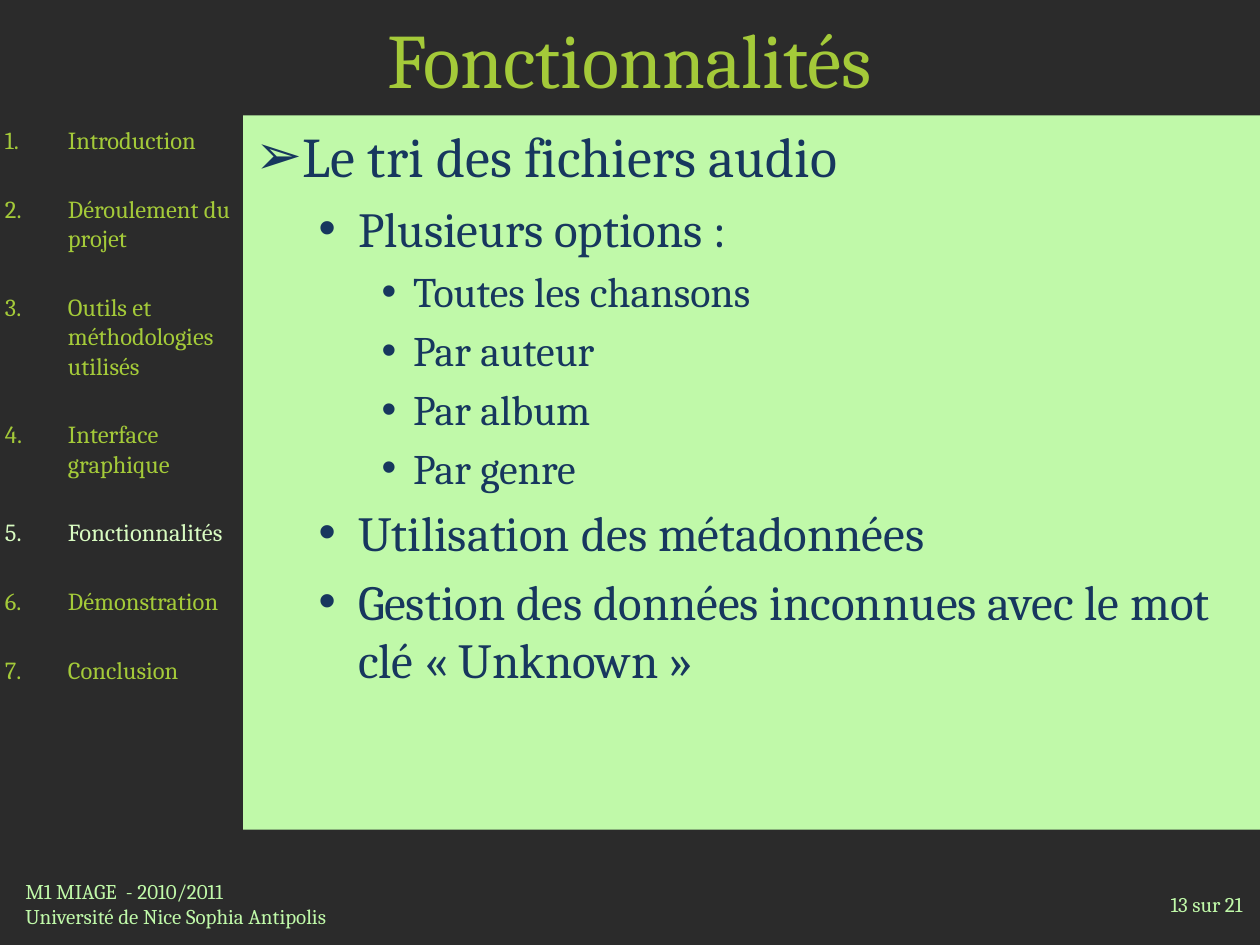
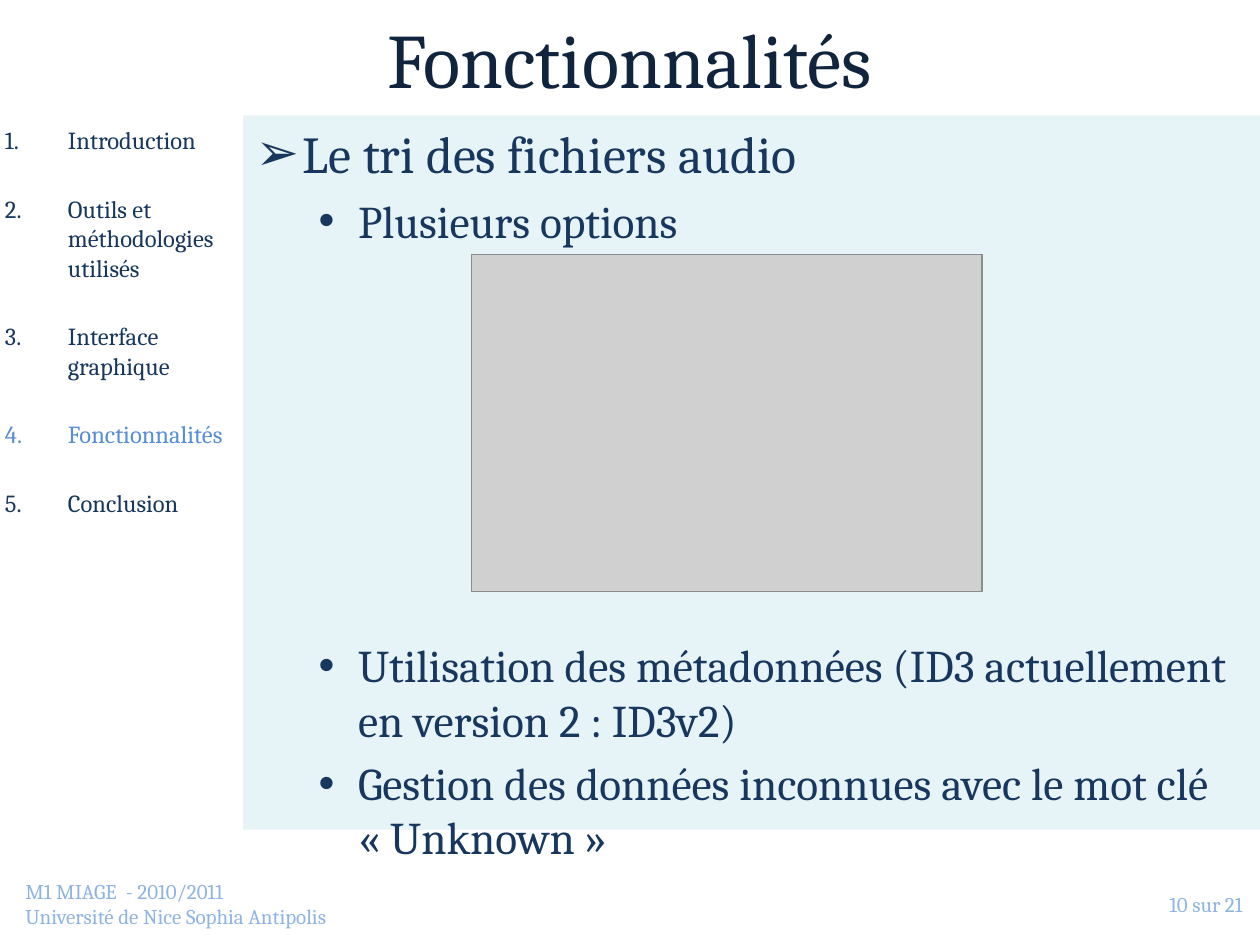
Before and after one commit to jlespagnard/android-advanced-player, a slide deck: slide 10 of AAP/docs/Presentation.pptx (slide 13 before the commit). Drawn at 1260x945 pixels with LibreOffice and Linux fonts; fonts in the diff are those of the drawing; grey boxes stand for pictures; background and template pictures are left out; a plain dark background stands for a picture behind light text. Boxes give left, top, right and bottom in pixels: in the first picture for what was removed or moved away, otherwise in the second. Text is boxed around its words. In the diff, an @@ line names an element or a change of style, - is before the commit and + after.

```diff
--- a/AAP/docs/Presentation.pptx
+++ b/AAP/docs/Presentation.pptx
@@ title "Fonctionnalités" at <box>387,34,872,89</box>: text colour #A4CA39 to #0F243E @@
@@ text "Introduction" at <box>68,132,222,512</box>: text colour #A4CA39 to #17375E in "Introduction", "Outils et méthodologies utilisés", "Interface graphique", "Conclusion"; text colour #D8FBC1 to #558ED5 in "Fonctionnalités" @@
@@ text "Le tri des fichiers audio" at <box>243,116,1260,830</box>: fill #C0F9A9 to #DBEEF4 at 67% opacity @@
@@ text at <box>303,136,1208,801</box>: size 32 to 29.6 pt in "Le tri des fichiers audio"; size 28 to 25.9 pt in "Gestion des données inconnues avec le mot ..." @@
@@ text at <box>68,201,230,252</box>: paragraph removed @@
-2. Déroulement du projet
@@ text at <box>358,206,1226,744</box>: text changed; size 28 to 25.9 pt @@
-  • Plusieurs options :
-    • Toutes les chansons
-    • Par auteur
-    • Par album
-    • Par genre
-  • Utilisation des métadonnées
+  • Plusieurs options
+  • Utilisation des métadonnées (ID3 actuellement en version 2 : ID3v2)
@@ picture added at <box>471,255,983,591</box> @@
@@ text at <box>68,593,218,610</box>: paragraph removed @@
-6. Démonstration
@@ text "M1 MIAGE - 2010/2011" at <box>25,885,326,929</box>: text colour #C0F9A9 to #8EB4E3 @@
@@ page number at <box>1169,898,1242,912</box>: text changed; text colour #C0F9A9 to #8EB4E3 @@
-13 sur 21
+10 sur 21
```
Also in this commit, not shown: 16 other slides changed, 4 slides removed, 23 other files.
